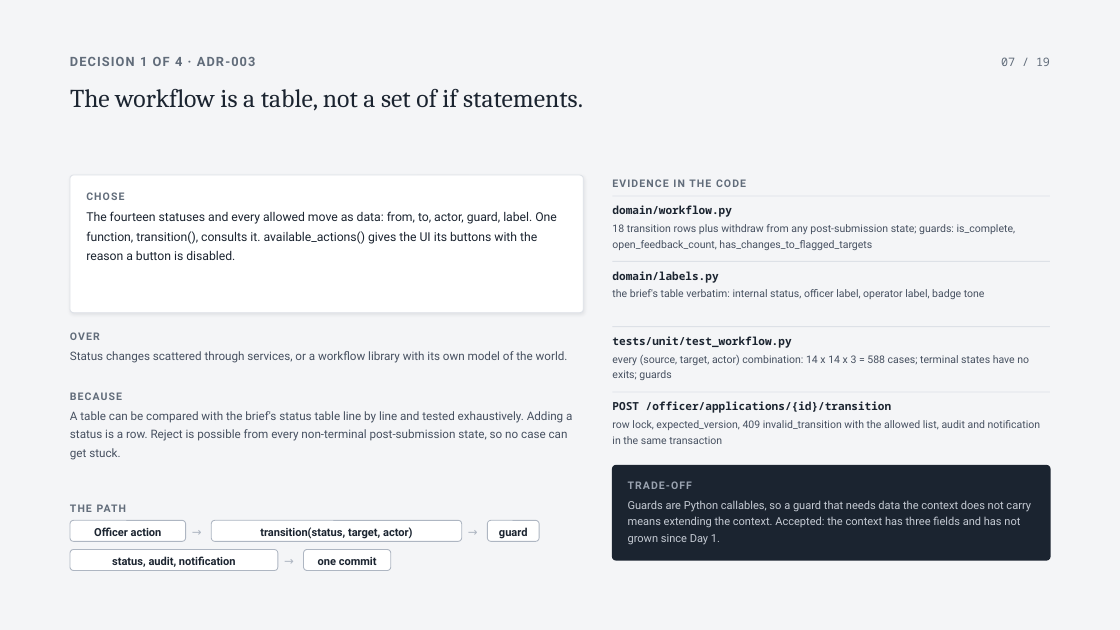
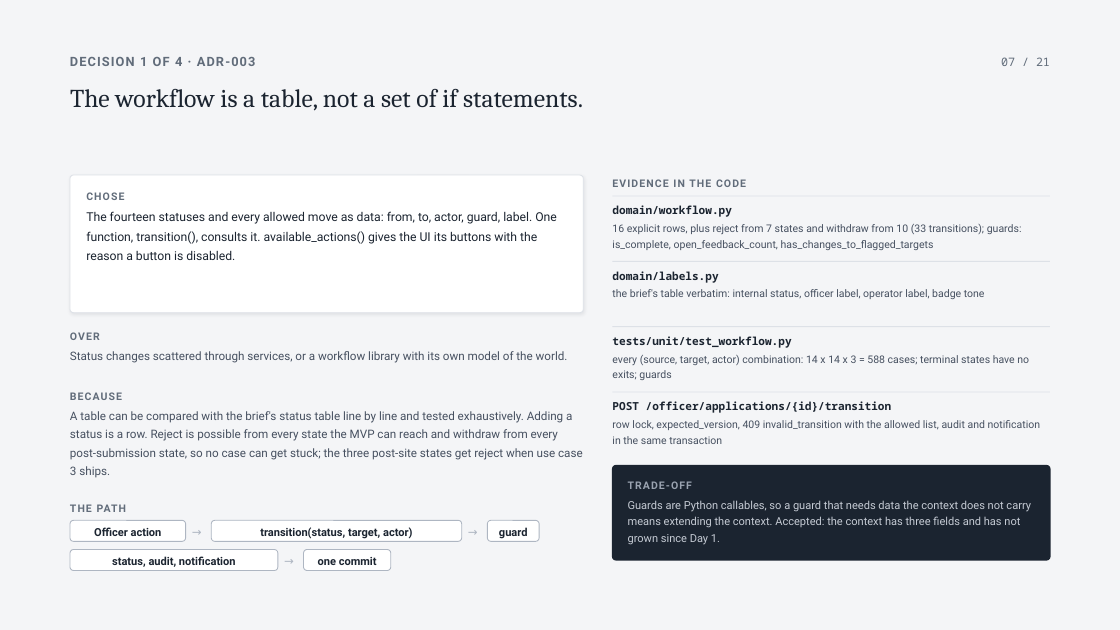
Before and after one commit to SuhaasNv/permitflow, a slide deck: slide 7 of docs/13-debrief/technical-deck/PermitFlow-technical.pptx. Drawn at 1120x630 pixels with LibreOffice and Linux fonts; fonts in the diff are those of the drawing. Boxes give left, top, right and bottom in pixels: in the first picture for what was removed or moved away, otherwise in the second. Text is boxed around its words. In the diff, an @@ line names an element or a change of style, - is before the commit and + after.

```diff
--- a/docs/13-debrief/technical-deck/PermitFlow-technical.pptx
+++ b/docs/13-debrief/technical-deck/PermitFlow-technical.pptx
@@ text at bbox=[1001, 57, 1050, 66]: text changed @@
-07 / 19
+07 / 21
@@ text at bbox=[612, 224, 1022, 250]: text changed @@
-18 transition rows plus withdraw from any post-submission state; guards: is_complete, open_feedback_count, has_changes_to_flagged_targets
+16 explicit rows, plus reject from 7 states and withdraw from 10 (33 transitions); guards: is_complete, open_feedback_count, has_changes_to_flagged_targets
@@ text at bbox=[70, 411, 583, 478]: text changed @@
-A table can be compared with the brief's status table line by line and tested exhaustively. Adding a status is a row. Reject is possible from every non-terminal post-submission state, so no case can get stuck.
+A table can be compared with the brief's status table line by line and tested exhaustively. Adding a status is a row. Reject is possible from every state the MVP can reach and withdraw from every post-submission state, so no case can get stuck; the three post-site states get reject when use case 3 ships.
```
Also in this commit, not shown: 11 other slides changed, 7 slides added, 5 slides removed, 10 other files.
